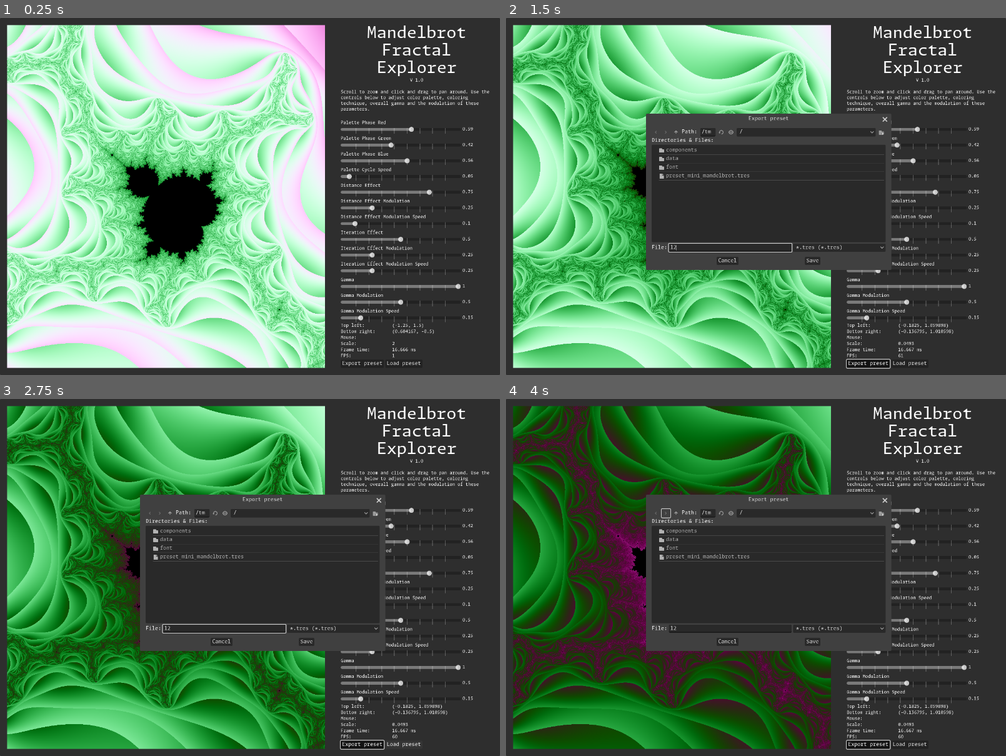
Above: before the commit, frames 1-4 (two rows, left to right).
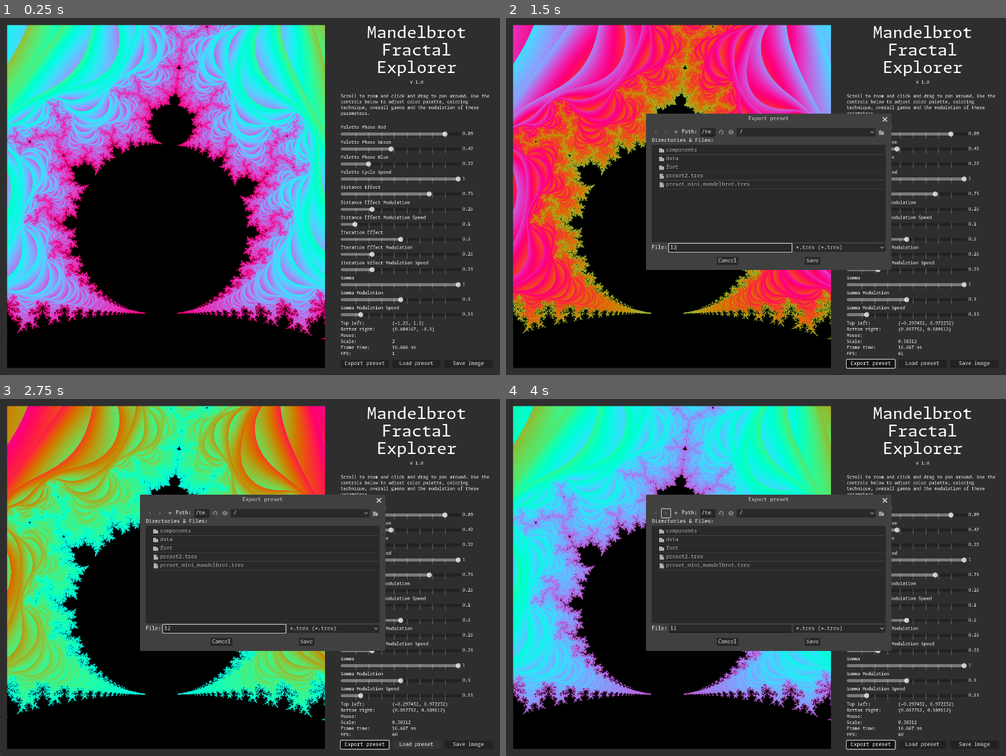
Above: after the commit, the same moments.

Repository: erlingpaulsen/godot-mandelbrot-explorer
Game: Godot game, scene res://components/explorer.tscn
The game is run twice, just before and just after one commit, with the same random seed, the same clock (stepped at 60 frames per second) and the same inputs.
Inputs (mouse positions are in pixels of both pictures, inside the frame that each line leads up to):
- Up to frame 1 (0.25 s): no input
- Up to frame 2 (1.5 s): click "Export preset" at 0.5 s; click (731, 246) at 1.27 s; type "12" at 1.35 s
- Up to frame 3 (2.75 s): click "Load preset" at 2 s
- Up to frame 4 (4 s): click (976, 745) at 2.75 s, where only the run after the commit has a clickable "Save Image"; click (666, 513) at 3.5 s

The runs differ from the first frame. In frame 1, 62% of the frame differs, in the area x 1-98%, y 1-99%; in frame 2, 48%; in frame 3, 48%; in frame 4, 48%.

Commit message:
preset save/load

Diff:
--- a/components/explorer.tscn
+++ b/components/explorer.tscn
@@ -4,7 +4,7 @@
 [ext_resource type="FontFile" uid="uid://dgfsivmvqujnp" path="res://font/MonaspaceArgon-Regular.otf" id="2_4im2l"]
 [ext_resource type="PackedScene" uid="uid://ilni8p6uokth" path="res://components/mandelbrot.tscn" id="2_g5u35"]
 [ext_resource type="PackedScene" uid="uid://1jdc1a14n4ep" path="res://components/parameter_control.tscn" id="2_gnk0g"]
-[ext_resource type="Resource" uid="uid://rvek0faetvc2" path="res://preset_mini_mandelbrot.tres" id="3_y8gbo"]
+[ext_resource type="Resource" uid="uid://b4lr3fb3750db" path="res://preset2.tres" id="3_yp81q"]
 [ext_resource type="Resource" uid="uid://38ec7d3tecka" path="res://data/parameter_palette_phase_r.tres" id="5_2c763"]
 [ext_resource type="Resource" uid="uid://csnvwfrwafdlq" path="res://data/parameter_palette_phase_g.tres" id="6_flmtm"]
 [ext_resource type="Resource" uid="uid://cenmc53ju28yr" path="res://data/parameter_palette_cycle_speed.tres" id="6_nefp1"]
@@ -63,7 +63,7 @@
 
 [node name="Mandelbrot" parent="HBoxContainer/MarginContainer" instance=ExtResource("2_g5u35")]
 layout_mode = 2
-preset_data = ExtResource("3_y8gbo")
+preset_data = ExtResource("3_yp81q")
 
 [node name="MarginContainer2" type="MarginContainer" parent="HBoxContainer"]
 layout_mode = 2
@@ -75,6 +75,7 @@
 
 [node name="VSplitContainer" type="VBoxContainer" parent="HBoxContainer/MarginContainer2"]
 layout_mode = 2
+theme_override_constants/separation = 10
 
 [node name="ProgramTitle" type="Label" parent="HBoxContainer/MarginContainer2/VSplitContainer"]
 custom_minimum_size = Vector2(200, 0)
@@ -158,20 +159,26 @@
 
 [node name="HBoxContainer" type="HBoxContainer" parent="HBoxContainer/MarginContainer2/VSplitContainer"]
 layout_mode = 2
+theme_override_constants/separation = 10
 
 [node name="ExportButton" type="Button" parent="HBoxContainer/MarginContainer2/VSplitContainer/HBoxContainer"]
 layout_mode = 2
-size_flags_horizontal = 4
+size_flags_horizontal = 7
 size_flags_vertical = 6
 toggle_mode = true
 text = "Export preset"
 
 [node name="LoadButton" type="Button" parent="HBoxContainer/MarginContainer2/VSplitContainer/HBoxContainer"]
 layout_mode = 2
-size_flags_horizontal = 4
+size_flags_horizontal = 7
 size_flags_vertical = 6
 toggle_mode = true
 text = "Load preset"
+
+[node name="ImageButton" type="Button" parent="HBoxContainer/MarginContainer2/VSplitContainer/HBoxContainer"]
+layout_mode = 2
+size_flags_horizontal = 7
+text = "Save Image"
 
 [node name="FileDialog" type="FileDialog" parent="HBoxContainer/MarginContainer2/VSplitContainer/HBoxContainer"]
 disable_3d = true
@@ -188,4 +195,5 @@
 [connection signal="pressed" from="HBoxContainer/MarginContainer2/VSplitContainer/HBoxContainer/ExportButton" to="HBoxContainer/MarginContainer2/VSplitContainer/HBoxContainer/FileDialog" method="_on_export_button_pressed"]
 [connection signal="pressed" from="HBoxContainer/MarginContainer2/VSplitContainer/HBoxContainer/LoadButton" to="HBoxContainer/MarginContainer/Mandelbrot" method="_on_load_button_pressed"]
 [connection signal="pressed" from="HBoxContainer/MarginContainer2/VSplitContainer/HBoxContainer/LoadButton" to="HBoxContainer/MarginContainer2/VSplitContainer/HBoxContainer/FileDialog" method="_on_load_button_pressed"]
+[connection signal="pressed" from="HBoxContainer/MarginContainer2/VSplitContainer/HBoxContainer/ImageButton" to="HBoxContainer/MarginContainer2/VSplitContainer/HBoxContainer/FileDialog" method="_on_image_button_pressed"]
 [connection signal="file_selected" from="HBoxContainer/MarginContainer2/VSplitContainer/HBoxContainer/FileDialog" to="HBoxContainer/MarginContainer/Mandelbrot" method="_on_file_dialog_file_selected"]
--- a/components/mandelbrot.gd
+++ b/components/mandelbrot.gd
@@ -7,7 +7,7 @@
 var current_uv1: Vector2
 var mouse_pos: Vector2
 var mouse_outside = false
-enum {FILE_DIALOG_LOADING, FILE_DIALOG_SAVING, FILE_DIALOG_NONE}
+enum {FILE_DIALOG_LOAD_PRESET, FILE_DIALOG_SAVE_PRESET, FILE_DIALOG_SAVE_IMAGE, FILE_DIALOG_NONE}
 var file_dialog = FILE_DIALOG_NONE
 
 @export var preset_data: PresetData
@@ -29,6 +29,7 @@
 	#canvas.material.set_shader_parameter("zoom", 1.97775826765936)
 	SignalBus.parameter_ready.connect(_on_parameter_ready)
 	SignalBus.parameter_changed.connect(_on_parameter_changed)
+	SignalBus.preset_loaded.connect(_on_preset_loaded)
 	_broadcast_scale_and_position()
 
 
@@ -102,23 +103,31 @@
 	preset_data[parameter_key].default = new_value
 
 
+func _on_preset_loaded(preset: PresetData) -> void:
+	preset_data = preset
+	material.set_shader_parameter("position", preset_data.position)
+	material.set_shader_parameter("offset", preset_data.offset)
+	material.set_shader_parameter("zoom", preset_data.zoom)
+
+
 func _on_file_dialog_file_selected(path: String) -> void:
-	if file_dialog == FILE_DIALOG_SAVING:
-		# var preset_data_copy = preset_data.duplicate(true)
-		# for prop in preset_data_copy.get_property_list():
-		# 	if prop.class_name == 'ParameterData':
-		# 		preset_data_copy[prop.name].resource_local_to_scene = true
+	if file_dialog == FILE_DIALOG_SAVE_PRESET:
 		var err = ResourceSaver.save(preset_data, path)
 		if err != OK:
 			printerr('Could not save file, error code ', err)
-	elif file_dialog == FILE_DIALOG_LOADING:
-		pass
+	elif file_dialog == FILE_DIALOG_LOAD_PRESET:
+		var loaded_preset = ResourceLoader.load(path)
+		SignalBus.preset_loaded.emit(loaded_preset)
 	file_dialog = FILE_DIALOG_NONE
 
 
 func _on_export_button_pressed() -> void:
-	file_dialog = FILE_DIALOG_SAVING
+	file_dialog = FILE_DIALOG_SAVE_PRESET
 
 
 func _on_load_button_pressed() -> void:
-	file_dialog = FILE_DIALOG_LOADING
+	file_dialog = FILE_DIALOG_LOAD_PRESET
+
+
+func _on_image_button_pressed() -> void:
+	file_dialog = FILE_DIALOG_SAVE_IMAGE
--- a/components/parameter_control.gd
+++ b/components/parameter_control.gd
@@ -13,6 +13,7 @@
 	slider.min_value = parameter_data.value_range[0]
 	slider.max_value = parameter_data.value_range[1]
 	slider.step = parameter_data.step
+	SignalBus.preset_loaded.connect(_on_preset_loaded)
 	SignalBus.parameter_ready.emit(self)
 
 
@@ -27,3 +28,9 @@
 	parameter_data.default = value
 	value_label.text = String.num(value, 2)
 	SignalBus.parameter_changed.emit(parameter_data.key, value)
+
+func _on_preset_loaded(preset: PresetData) -> void:
+	for p in preset.get_property_list():
+		if p.class_name == 'ParameterData' and p.name == parameter_data.key:
+			parameter_data = preset[p.name]
+			set_parameter_value(parameter_data.default)
--- a/file_dialog.gd
+++ b/file_dialog.gd
@@ -1,5 +1,7 @@
 extends FileDialog
 
+var filters_tres: PackedStringArray = ['*.tres']
+var filters_png: PackedStringArray = ['*.png']
 
 # Called when the node enters the scene tree for the first time.
 func _ready() -> void:
@@ -14,8 +16,18 @@
 
 
 func _on_export_button_pressed() -> void:
+	file_mode = FileDialog.FILE_MODE_SAVE_FILE
+	filters = filters_tres
 	show()
 
 
 func _on_load_button_pressed() -> void:
+	file_mode = FileDialog.FILE_MODE_OPEN_FILE
+	filters = filters_tres
 	show()
+
+
+func _on_image_button_pressed() -> void:
+	file_mode = FileDialog.FILE_MODE_SAVE_FILE
+	filters = filters_png
+	show()
--- /dev/null
+++ b/preset2.tres
@@ -0,0 +1,140 @@
+[gd_resource type="Resource" script_class="PresetData" load_steps=16 format=3 uid="uid://b4lr3fb3750db"]
+
+[ext_resource type="Script" path="res://components/parameter_data.gd" id="1_uc57s"]
+[ext_resource type="Script" path="res://components/preset_data.gd" id="2_484fh"]
+
+[sub_resource type="Resource" id="Resource_anwq6"]
+resource_local_to_scene = true
+script = ExtResource("1_uc57s")
+name = "Distance Effect"
+key = "distance_effect"
+value_range = Vector2(0, 1)
+step = 0.01
+default = 0.75
+
+[sub_resource type="Resource" id="Resource_mn2ki"]
+resource_local_to_scene = true
+script = ExtResource("1_uc57s")
+name = "Distance Effect Modulation"
+key = "distance_effect_mod"
+value_range = Vector2(0, 1)
+step = 0.01
+default = 0.25
+
+[sub_resource type="Resource" id="Resource_shc4e"]
+resource_local_to_scene = true
+script = ExtResource("1_uc57s")
+name = "Distance Effect Modulation Speed"
+key = "distance_effect_mod_speed"
+value_range = Vector2(0, 1)
+step = 0.01
+default = 0.1
+
+[sub_resource type="Resource" id="Resource_eno60"]
+resource_local_to_scene = true
+script = ExtResource("1_uc57s")
+name = "Gamma"
+key = "gamma"
+value_range = Vector2(0, 1)
+step = 0.01
+default = 1.0
+
+[sub_resource type="Resource" id="Resource_qs6p6"]
+resource_local_to_scene = true
+script = ExtResource("1_uc57s")
+name = "Gamma Modulation"
+key = "gamma_mod"
+value_range = Vector2(0, 1)
+step = 0.01
+default = 0.5
+
+[sub_resource type="Resource" id="Resource_j0ke2"]
+resource_local_to_scene = true
+script = ExtResource("1_uc57s")
+name = "Gamma Modulation Speed"
+key = "gamma_mod_speed"
+value_range = Vector2(0, 1)
+step = 0.01
+default = 0.15
+
+[sub_resource type="Resource" id="Resource_hi8x2"]
+resource_local_to_scene = true
+script = ExtResource("1_uc57s")
+name = "Iteration Effect"
+key = "iteration_effect"
+value_range = Vector2(0, 1)
+step = 0.01
+default = 0.5
+
+[sub_resource type="Resource" id="Resource_t2kbe"]
+resource_local_to_scene = true
+script = ExtResource("1_uc57s")
+name = "Iteration Effect Modulation"
+key = "iteration_effect_mod"
+value_range = Vector2(0, 1)
+step = 0.01
+default = 0.25
+
+[sub_resource type="Resource" id="Resource_a1q8m"]
+resource_local_to_scene = true
+script = ExtResource("1_uc57s")
+name = "Iteration Effect Modulation Speed"
+key = "iteration_effect_mod_speed"
+value_range = Vector2(0, 1)
+step = 0.01
+default = 0.25
+
+[sub_resource type="Resource" id="Resource_bd7rx"]
+resource_local_to_scene = true
+script = ExtResource("1_uc57s")
+name = "Palette Cycle Speed"
+key = "palette_cycle_speed"
+value_range = Vector2(0, 1)
+step = 0.01
+default = 1.0
+
+[sub_resource type="Resource" id="Resource_27xt3"]
+resource_local_to_scene = true
+script = ExtResource("1_uc57s")
+name = "Palette Phase Blue"
+key = "palette_phase_b"
+value_range = Vector2(0, 1)
+step = 0.001
+default = 0.221
+
+[sub_resource type="Resource" id="Resource_6idi0"]
+resource_local_to_scene = true
+script = ExtResource("1_uc57s")
+name = "Palette Phase Green"
+key = "palette_phase_g"
+value_range = Vector2(0, 1)
+step = 0.001
+default = 0.416
+
+[sub_resource type="Resource" id="Resource_nwp7f"]
+resource_local_to_scene = true
+script = ExtResource("1_uc57s")
+name = "Palette Phase Red"
+key = "palette_phase_r"
+value_range = Vector2(0, 1)
+step = 0.001
+default = 0.885
+
+[resource]
+script = ExtResource("2_484fh")
+position = Vector2(-0.952568, -0.527768)
+offset = Vector2(1.25, 1.5)
+zoom = 1.61688
+palette_phase_r = SubResource("Resource_nwp7f")
+palette_phase_g = SubResource("Resource_6idi0")
+palette_phase_b = SubResource("Resource_27xt3")
+palette_cycle_speed = SubResource("Resource_bd7rx")
+distance_effect = SubResource("Resource_anwq6")
+distance_effect_mod = SubResource("Resource_mn2ki")
+distance_effect_mod_speed = SubResource("Resource_shc4e")
+iteration_effect = SubResource("Resource_hi8x2")
+iteration_effect_mod = SubResource("Resource_t2kbe")
+iteration_effect_mod_speed = SubResource("Resource_a1q8m")
+gamma = SubResource("Resource_eno60")
+gamma_mod = SubResource("Resource_qs6p6")
+gamma_mod_speed = SubResource("Resource_j0ke2")
